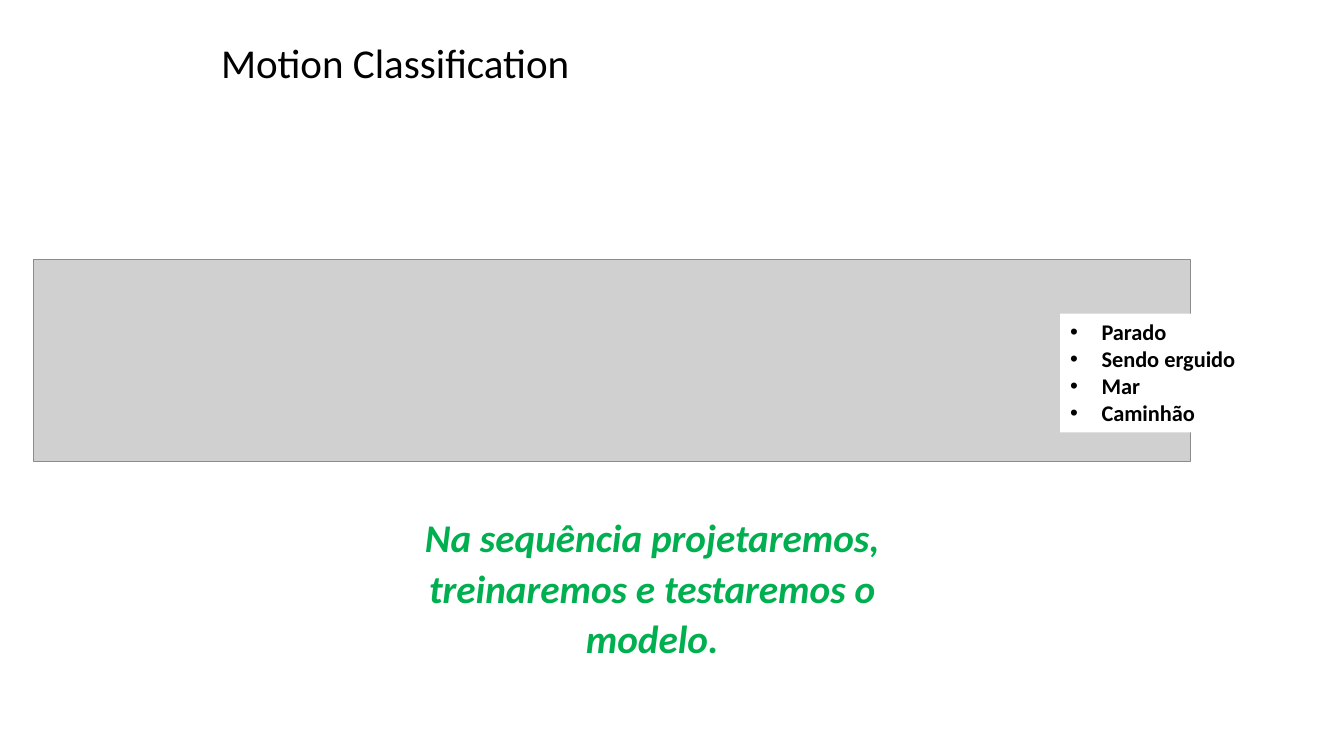
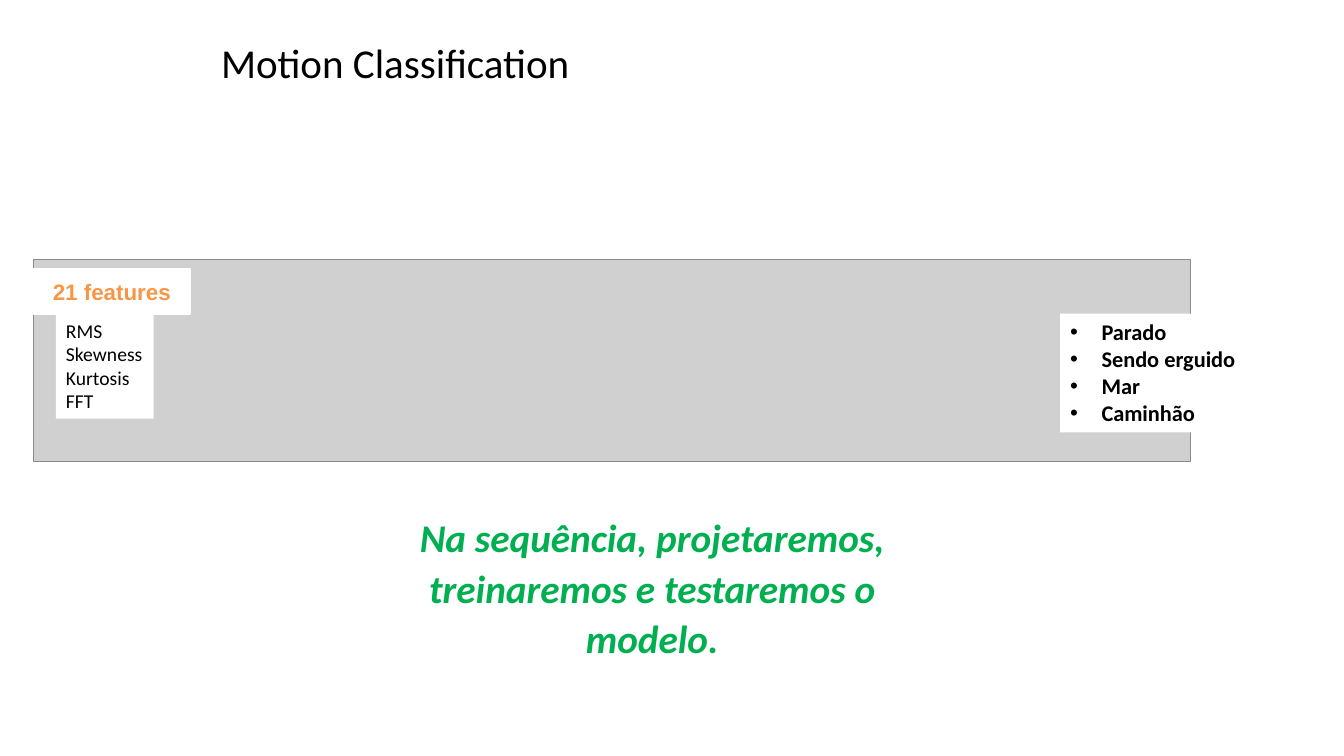
Before and after one commit to zz4fap/tp557-iot-ml, a slide deck: slide 26 of slides/TP557_15_classificação de movimentos.pptx. Drawn at 1344x756 pixels with LibreOffice and Linux fonts; fonts in the diff are those of the drawing; grey boxes stand for pictures; background and template pictures are left out. Boxes give left, top, right and bottom in pixels: in the first picture for what was removed or moved away, otherwise in the second. Text is boxed around its words. In the diff, an @@ line names an element or a change of style, - is before the commit and + after.

```diff
--- a/slides/TP557_15_classificação de movimentos.pptx
+++ b/slides/TP557_15_classificação de movimentos.pptx
@@ rectangle added at box(33, 269, 190, 314), fill #FFFFFF, outline #FFFFFF 2 pt, 16 pt, text #F79646, bold @@
+21 features
@@ rectangle added at box(56, 314, 154, 418), fill #FFFFFF, 14 pt, text #000000 @@
+RMS
+Skewness
+Kurtosis
+FFT
@@ text at box(420, 524, 884, 654): text changed @@
-Na sequência projetaremos, treinaremos e testaremos o modelo.
+Na sequência, projetaremos, treinaremos e testaremos o modelo.
```
Also in this commit, not shown: 6 other slides changed, 1 other file.
